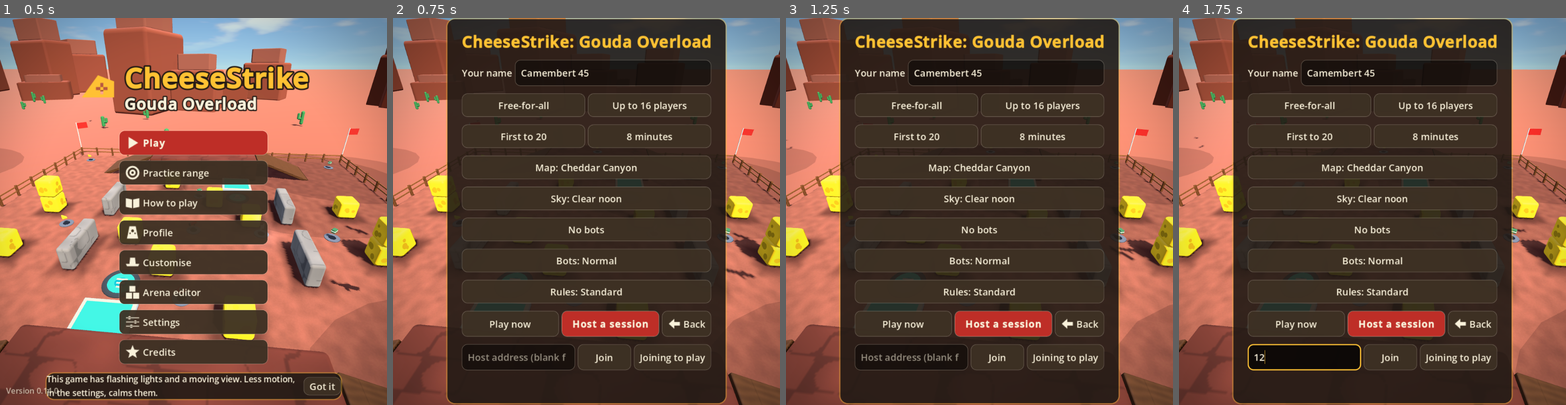
Above: before the commit, frames 1-4 (left to right).
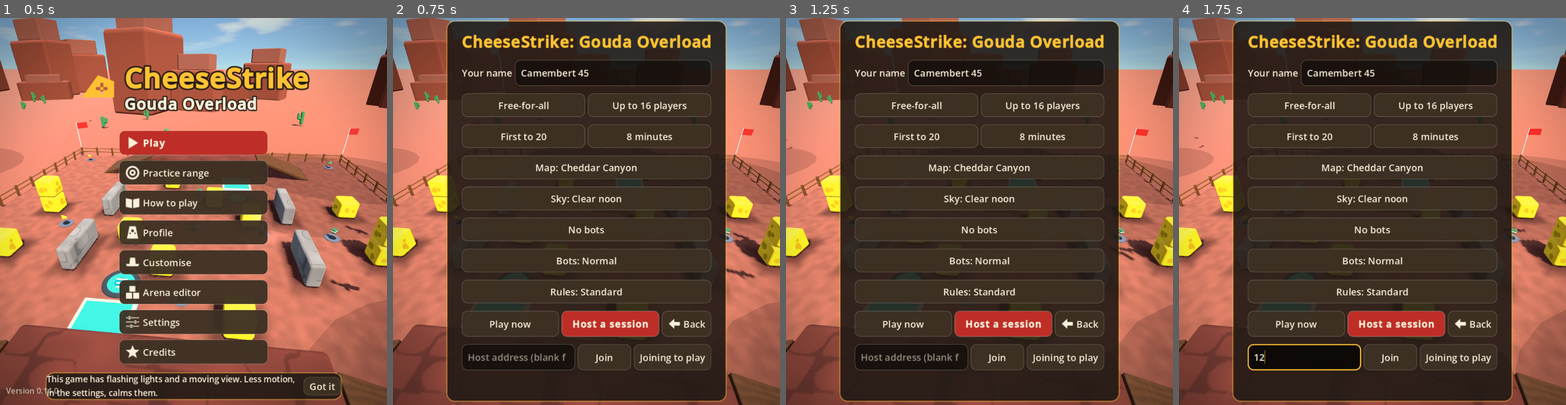
Above: after the commit, the same moments.

Repository: golgirihm/cheesestrike
Game: Godot game, scene res://main.tscn
Same seed, same stepped clock (60 frames per second), same inputs: the game is played once before the commit and once after it.
Inputs (mouse positions are in pixels of both pictures, inside the frame that each line leads up to):
- Up to frame 1 (0.5 s): no input
- Up to frame 2 (0.75 s): click "Play" at 0.5 s
- Up to frame 3 (1.25 s): no input
- Up to frame 4 (1.75 s): click (1302, 358) at 1.27 s; type "12" at 1.35 s

Frame 1 is identical in both runs. In frame 2, 1.5% of the frame differs, in the area x 13-87%, y 0-100%; in frame 3, 1.5%; in frame 4, 1.5%.

Commit message:
Offer high contrast and larger text in menus
High contrast draws panels and buttons solid black with plain white
edges, and the faded text plainer. Text in menus can be made up to a
quarter larger; the hosting screen's margins are a little smaller so
that it still fits at the largest. A test checks that every button
shown has a name for a screen reader to read.

Diff:
--- a/game/main.gd
+++ b/game/main.gd
@@ -434,6 +434,8 @@
 func _apply_page_setting(key: String) -> void:
 	if key in [FramePace.CAP, FramePace.BATTERY_SAVER]:
 		FramePace.apply()
+	if key in [Look.MENU_TEXT, Look.HIGH_CONTRAST]:
+		Look.refresh()
 	if key == "touch_fullscreen":
 		WebPage.set_fullscreen_on_touch(Settings.get_value("touch_fullscreen"))
 
--- a/game/main.tscn
+++ b/game/main.tscn
@@ -29,9 +29,9 @@
 [node name="Margin" type="MarginContainer" parent="UI/Menu/Panel"]
 layout_mode = 2
 theme_override_constants/margin_left = 24
-theme_override_constants/margin_top = 20
+theme_override_constants/margin_top = 16
 theme_override_constants/margin_right = 24
-theme_override_constants/margin_bottom = 20
+theme_override_constants/margin_bottom = 16
 
 [node name="Rows" type="VBoxContainer" parent="UI/Menu/Panel/Margin"]
 layout_mode = 2
--- a/game/settings/settings.gd
+++ b/game/settings/settings.gd
@@ -57,6 +57,10 @@
 	# How many frames a second are drawn at most (see FramePace).
 	"frame_cap": "",
 	"battery_saver": false,
+	# The size of menus' text, and whether the interface is drawn starkly
+	# for those who see little contrast (see Look).
+	"menu_text": 1.0,
+	"high_contrast": false,
 	"colour_cheddar": "",
 	"colour_brie": "",
 	"colour_hit": "",
@@ -200,6 +204,7 @@
 	"screen_shake": [0.0, 1.0],
 	"camera_motion": [0.0, 1.0],
 	"hud_scale": [0.75, 1.5],
+	"menu_text": [1.0, 1.25],
 }
 ## The allowed choices of a setting that is one of a few.
 const CHOICES := {
--- a/game/test/unit/test_accessibility.gd
+++ b/game/test/unit/test_accessibility.gd
@@ -251,3 +251,60 @@
 func test_every_sound_with_a_caption_can_have_a_mark() -> void:
 	for name: String in SoundRing.LOUDNESS:
 		assert_true(CAPTIONS.TEXTS.has(name), name)
+
+
+func _seeing_back() -> void:
+	Settings.set_value(Look.MENU_TEXT, 1.0)
+	Settings.set_value(Look.HIGH_CONTRAST, false)
+	Look.refresh()
+
+
+func test_menus_text_grows_with_its_setting() -> void:
+	var theme := Look.theme()
+	Settings.set_value(Look.MENU_TEXT, 1.25)
+	Look.refresh()
+	assert_eq(theme.default_font_size, roundi(Look.TEXT_SIZE * 1.25))
+	_seeing_back()
+	assert_eq(theme.default_font_size, Look.TEXT_SIZE)
+
+
+func test_high_contrast_draws_solid_black_with_white_edges() -> void:
+	var theme := Look.theme()
+	Settings.set_value(Look.HIGH_CONTRAST, true)
+	Look.refresh()
+	var panel: StyleBoxFlat = theme.get_stylebox("panel", "PanelContainer")
+	assert_eq(panel.bg_color, Color.BLACK)
+	assert_eq(panel.border_color, Color.WHITE)
+	var button: StyleBoxFlat = theme.get_stylebox("normal", "Button")
+	assert_eq(button.border_color, Color.WHITE)
+	_seeing_back()
+	assert_ne((theme.get_stylebox("panel", "PanelContainer") as StyleBoxFlat).bg_color, Color.BLACK)
+
+
+func test_every_screen_fits_with_the_largest_menu_text() -> void:
+	Settings.set_value(Look.MENU_TEXT, Look.MOST_TEXT)
+	Look.refresh()
+	var main: Node = load("res://main.tscn").instantiate()
+	add_child_autofree(main)
+	await wait_process_frames(3)
+	var base := Vector2(ProjectSettings.get_setting("display/window/size/viewport_width"), ProjectSettings.get_setting("display/window/size/viewport_height"))
+	for screen: Control in [main.menu.get_node("Panel"), main.settings_menu.get_child(0), main.front_end.ways]:
+		screen.get_parent().show()
+		screen.show()
+		await wait_process_frames(1)
+		var needed := screen.get_combined_minimum_size()
+		assert_lte(needed.y, base.y, "%s is too tall" % screen.name)
+		assert_lte(needed.x, base.x, "%s is too wide" % screen.name)
+	_seeing_back()
+
+
+func test_every_button_has_a_name_to_read() -> void:
+	var main: Node = load("res://main.tscn").instantiate()
+	add_child_autofree(main)
+	await wait_process_frames(2)
+	var nameless := []
+	# Those on the menu and title screens; others are named as they are shown.
+	for button: Node in main.find_children("*", "BaseButton", true, false):
+		if button is Button and (button as Button).is_visible_in_tree() and (button as Button).text.strip_edges().is_empty() and (button as Button).tooltip_text.is_empty():
+			nameless.append(button.get_path())
+	assert_eq(nameless, [], "a screen reader would have nothing to say for these")
--- a/game/ui/look.gd
+++ b/game/ui/look.gd
@@ -32,11 +32,38 @@
 	if _theme != null:
 		return _theme
 	var made := Theme.new()
-	made.default_font_size = TEXT_SIZE
-	made.set_stylebox("panel", "PanelContainer", _box(Color(RIND, 0.9), PANEL_CORNER, Color(CHEDDAR, 0.35), 2))
-	made.set_stylebox("panel", "Panel", _box(Color(RIND, 0.9), PANEL_CORNER, Color(CHEDDAR, 0.35), 2))
+	_theme = made
+	_dress(made)
+	return made
+
+
+## Puts the chosen size of text and contrast into effect everywhere.
+static func refresh() -> void:
+	if _theme != null:
+		_dress(_theme)
+
+
+## The size menus' text is drawn at, as chosen.
+static func text_size() -> int:
+	return roundi(TEXT_SIZE * clampf(Settings.get_value(MENU_TEXT), 1.0, MOST_TEXT))
+
+
+const MENU_TEXT := "menu_text"
+const HIGH_CONTRAST := "high_contrast"
+## The most menus' text can be scaled by, so that every screen still fits.
+const MOST_TEXT := 1.25
+
+
+static func _dress(made: Theme) -> void:
+	var stark: bool = Settings.get_value(HIGH_CONTRAST)
+	made.default_font_size = text_size()
+	# With high contrast: solid black behind everything, and plain white
+	# edges where there were faint ones.
+	var panel := _box(Color.BLACK if stark else Color(RIND, 0.9), PANEL_CORNER, Color.WHITE if stark else Color(CHEDDAR, 0.35), 2)
+	made.set_stylebox("panel", "PanelContainer", panel)
+	made.set_stylebox("panel", "Panel", panel)
 	for kind: String in ["Button", "CheckButton", "OptionButton"]:
-		made.set_stylebox("normal", kind, _box(Color(RIND_LIGHT, 0.95), BUTTON_CORNER, Color(CREAM, 0.12), 1, 10))
+		made.set_stylebox("normal", kind, _box(Color.BLACK if stark else Color(RIND_LIGHT, 0.95), BUTTON_CORNER, Color.WHITE if stark else Color(CREAM, 0.12), 2 if stark else 1, 10))
 		made.set_stylebox("hover", kind, _box(RIND_LIGHT.lightened(0.12), BUTTON_CORNER, Color(CHEDDAR, 0.8), 2, 10))
 		made.set_stylebox("pressed", kind, _box(CHEDDAR.darkened(0.25), BUTTON_CORNER, CHEDDAR, 2, 10))
 		made.set_stylebox("focus", kind, _box(Color(0, 0, 0, 0), BUTTON_CORNER, CHEDDAR, 2, 10))
@@ -45,12 +72,12 @@
 		made.set_color("font_hover_color", kind, Color.WHITE)
 		made.set_color("font_pressed_color", kind, RIND)
 		made.set_color("font_focus_color", kind, CREAM)
-		made.set_color("font_disabled_color", kind, FADED)
+		made.set_color("font_disabled_color", kind, Color(CREAM, 0.75) if stark else FADED)
 	made.set_color("font_color", "Label", CREAM)
 	made.set_stylebox("normal", "LineEdit", _box(Color(0, 0, 0, 0.45), BUTTON_CORNER, Color(CREAM, 0.2), 1, 10))
 	made.set_stylebox("focus", "LineEdit", _box(Color(0, 0, 0, 0.45), BUTTON_CORNER, CHEDDAR, 2, 10))
 	made.set_color("font_color", "LineEdit", CREAM)
-	made.set_color("font_placeholder_color", "LineEdit", FADED)
+	made.set_color("font_placeholder_color", "LineEdit", Color(CREAM, 0.75) if stark else FADED)
 	made.set_color("caret_color", "LineEdit", CHEDDAR)
 	# A slider: a thin dark groove, filled in cheddar up to where it is set.
 	made.set_stylebox("slider", "HSlider", _box(Color(0, 0, 0, 0.5), 4, Color(0, 0, 0, 0), 0, 0, 4))
@@ -58,8 +85,6 @@
 	made.set_stylebox("grabber_area_highlight", "HSlider", _box(CHEDDAR, 4, Color(0, 0, 0, 0), 0, 0, 4))
 	made.set_stylebox("fill", "ProgressBar", _box(CHEDDAR, 6))
 	made.set_stylebox("background", "ProgressBar", _box(Color(0, 0, 0, 0.5), 6))
-	_theme = made
-	return made
 
 
 ## The lettering of headings and titles: the same face, heavier and set a
--- a/game/ui/settings_menu.gd
+++ b/game/ui/settings_menu.gd
@@ -28,6 +28,7 @@
 	["interface_volume", "Hits and announcements", 0.0, 1.0, 0.05, "%d%%"],
 	["touch_size", "Touch buttons", 0.7, 1.5, 0.05, "%.2f×"],
 	["hud_scale", "Text size", 0.75, 1.5, 0.05, "%.2f×"],
+	["menu_text", "Text size in menus", 1.0, 1.25, 0.05, "%.2f×"],
 	["screen_shake", "Screen shake", 0.0, 1.0, 0.05, "%d%%"],
 	["camera_motion", "Camera motion", 0.0, 1.0, 0.05, "%d%%"],
 	["crosshair_size", "Crosshair: length", 2.0, 24.0, 1.0, "%d px"],
@@ -37,6 +38,7 @@
 ## The settings that are on or off, with what each says.
 const TOGGLES := [
 	["invert_look", "Invert looking up and down"],
+	["high_contrast", "High contrast"],
 	["less_motion", "Less motion: no shake, bob or sway, and softer flashes"],
 	["aim_assist", "Gamepad: slow the view over an opponent"],
 	["rumble", "Gamepad: rumble"],
Not shown, changed: docs/backlog.md
Not shown, changed: docs/manual-tests.md
